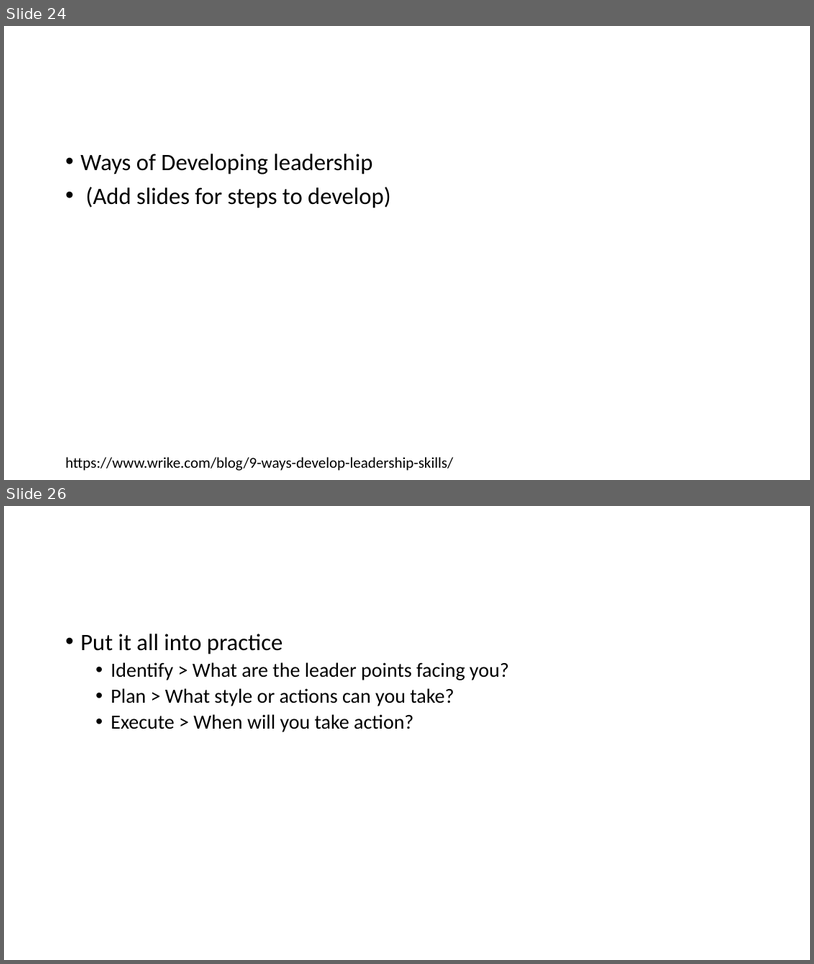
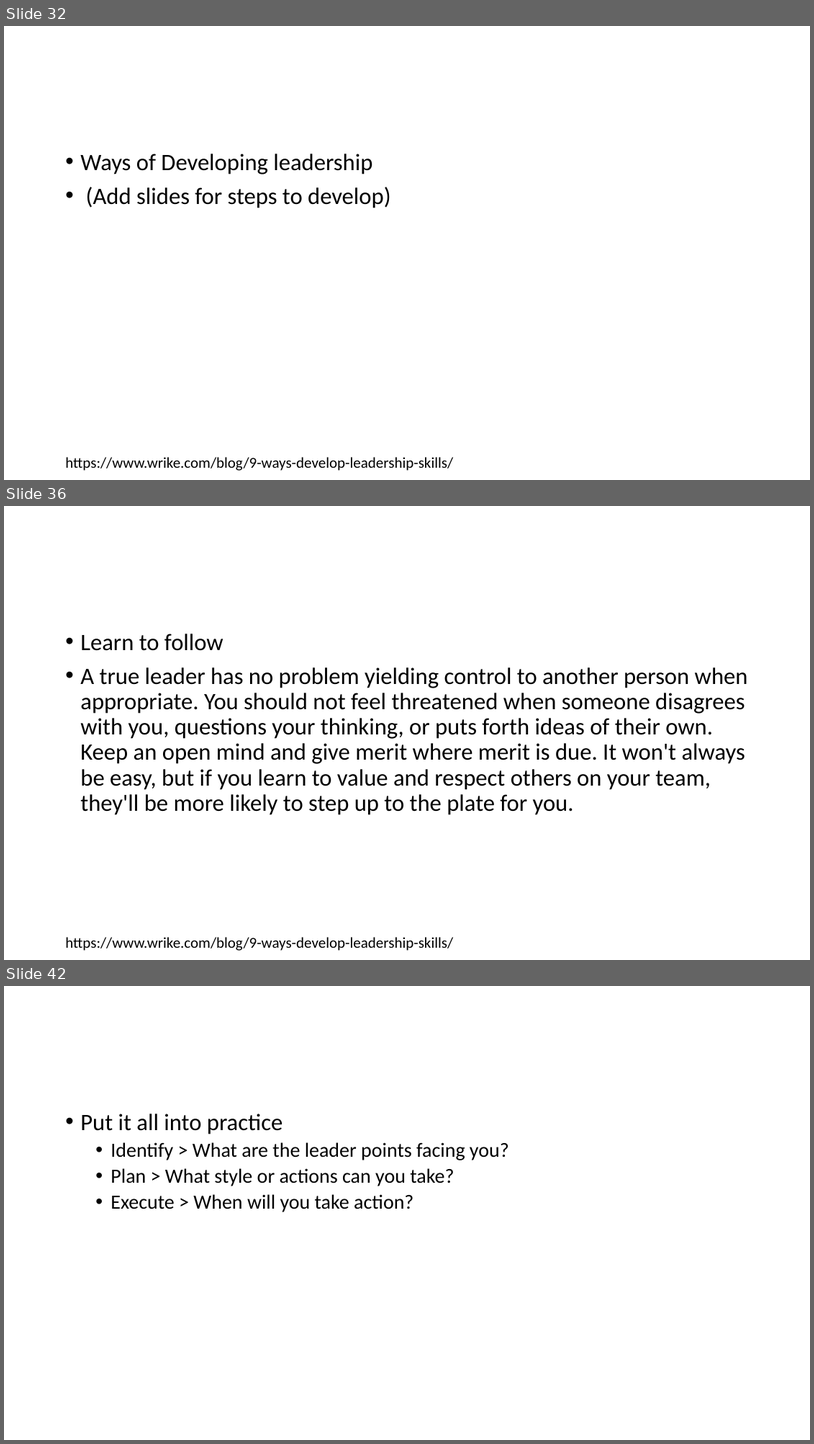
Before and after one commit to iamkeeler/THAT-Conference, a slide deck: 2021/Becoming a Leader.pptx. Shown one above the other, each under a label of ours: slides 24 and 26 before the commit, slides 32, 36 and 42 after it; the slides between them are not shown. The pictures are 814x964 and 814x1444 pixels, drawn with LibreOffice and Linux fonts; fonts in the diff are those of the drawing. Boxes give left, top, right and bottom in pixels: in the first picture for what was removed or moved away, otherwise in the second. Text is boxed around its words. In the diff, an @@ line names an element or a change of style, - is before the commit and + after.

```diff
--- a/2021/Becoming a Leader.pptx
+++ b/2021/Becoming a Leader.pptx
@@ slide 36 added at (x1=4, y1=506, x2=810, y2=960), background #FFFFFF @@
@@ text added at (x1=80, y1=633, x2=748, y2=815), 28 pt, text #000000 @@
+• Learn to follow
+• A true leader has no problem yielding control to another person when appropriate. You should not feel threatened when someone disagrees with you, questions your thinking, or puts forth ideas of their own. Keep an open mind and give merit where merit is due. It won't always be easy, but if you learn to value and respect others on your team, they'll be more likely to step up to the plate for you.
@@ text added at (x1=65, y1=937, x2=453, y2=950), 18 pt, text #000000 @@
+https://www.wrike.com/blog/9-ways-develop-leadership-skills/
@@ what was slide 24 is now slide 32 @@
@@ what was slide 26 is now slide 42 @@
```
Also in this commit, not shown: 8 slides changed, 15 other slides added, 1 slide removed, 1 other file.
